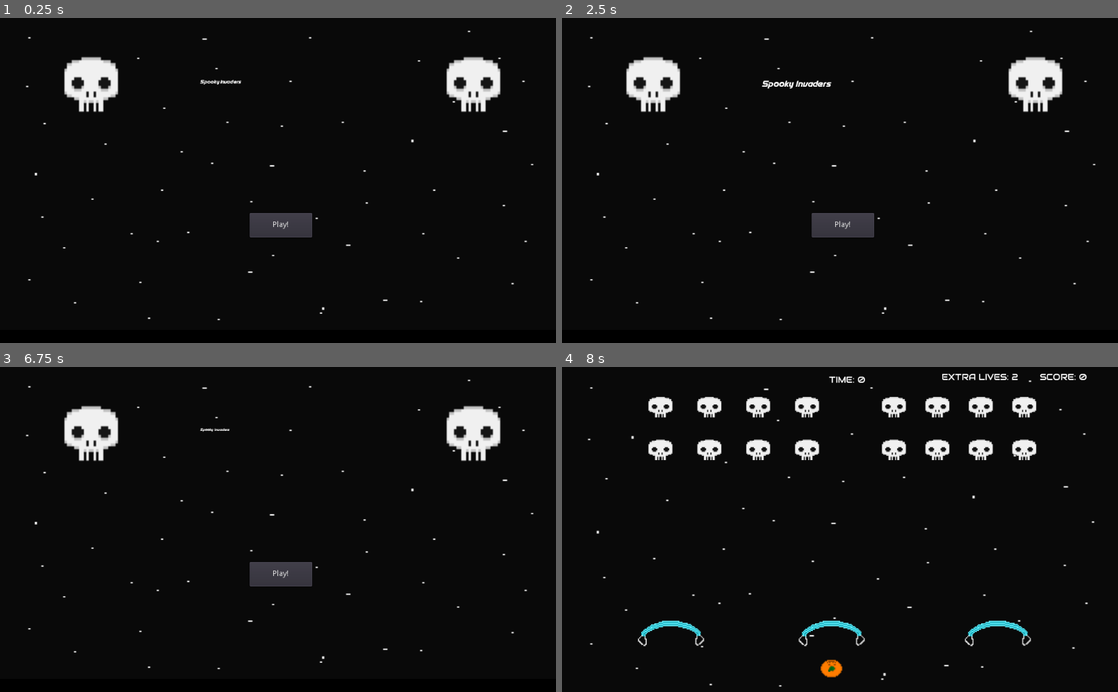
Above: before the commit, frames 1-4 (two rows, left to right).
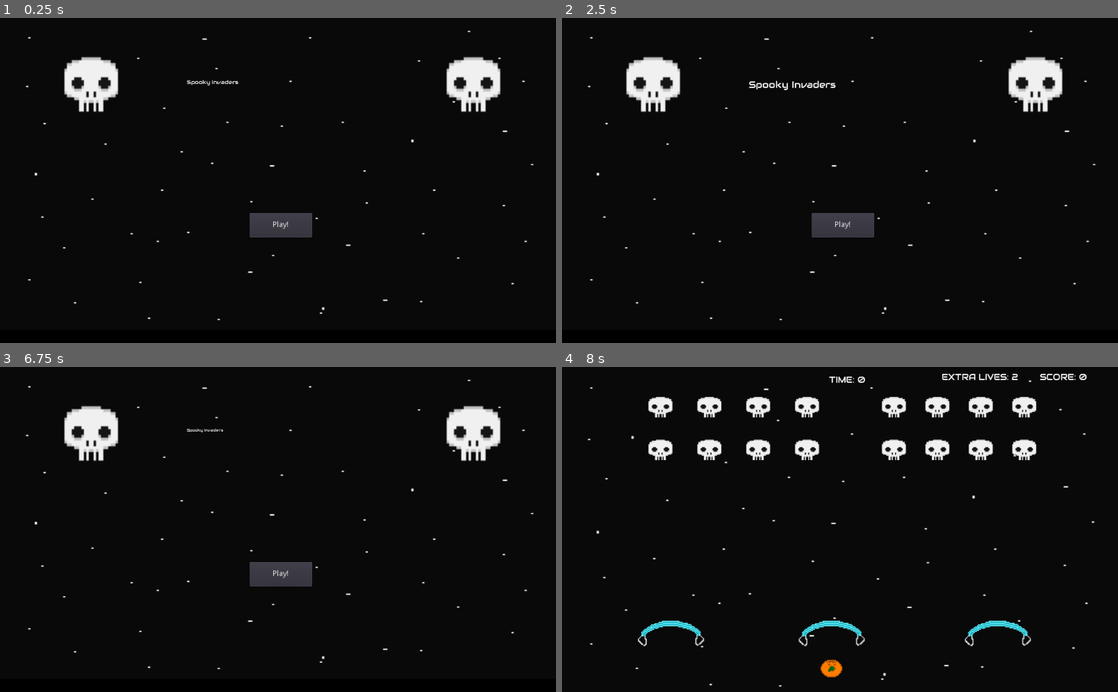
Above: after the commit, the same moments.

Repository: jdibble21/MJ-Spooky-Invaders
Game: Godot game, scene res://src/Menu.tscn
Two runs of this game, one before a commit and one after it. Both use one fixed random seed, a clock stepped at 60 frames per second and the inputs below. Sound files missing from this copy of the repository are replaced by a short silence.
Inputs:
- Up to frame 1 (0.25 s): no input
- Up to frame 2 (2.5 s): click "Play!" at 0.5 s; hold Right (move_right) 1.28-2.03 s; tap Space (fire) at 1.35, 2.1 s; hold Escape (back_to_menu) from 2.03 s (still down)
- Up to frame 3 (6.75 s): release Escape (back_to_menu) at 2.75 s; click "Play!" at 2.75 s; hold Right (move_right) 3.53-5.03 s; tap Space (fire) every 0.75 s from 3.6 to 6.6 s; hold Left (move_left) 5.03-6.53 s; tap R (restart) at 5.65 s; hold Escape (back_to_menu) from 6.53 s (still down)
- Up to frame 4 (8 s): release Escape (back_to_menu) at 7.25 s; click "Play!" at 7.25 s

The runs differ from the first frame. In frame 1, less than 0.1% of the frame differs, in the area x 33-44%, y 19-21%; in frame 2, 0.3%, in the area x 33-50%, y 19-23%; in frame 3, less than 0.1%; in frame 4, nothing differs.

Commit message:
Comply with style guide

Diff:
--- a/project/src/HUD.tscn
+++ b/project/src/HUD.tscn
@@ -88,7 +88,7 @@
 margin_right = 209.5
 margin_bottom = 10.5
 custom_fonts/font = SubResource( 2 )
-text = "Press R to play again or ESC to return to menu"
+text = "Press ESC to play again!"
 align = 1
 __meta__ = {
 "_edit_use_anchors_": false
--- a/project/src/Level.gd
+++ b/project/src/Level.gd
@@ -31,10 +31,6 @@
 		queue_free()
 		get_tree().get_root().add_child(_menu_scene.instance())
 
-	if Input.is_action_pressed("restart"):
-		print("restart!")
-		get_tree().reload_current_scene()
-
 
 func _score():
 	_points += 2
--- a/project/src/Menu.tscn
+++ b/project/src/Menu.tscn
@@ -3,7 +3,7 @@
 [ext_resource path="res://src/Menu.gd" type="Script" id=1]
 [ext_resource path="res://assets/character_sprites/enemy_skull_1.png" type="Texture" id=2]
 [ext_resource path="res://assets/character_sprites/enemy_skull_0.png" type="Texture" id=3]
-[ext_resource path="res://assets/font_assets/Spantaran-GE2D.ttf" type="DynamicFontData" id=4]
+[ext_resource path="res://assets/font_assets/Audiowide-Regular.ttf" type="DynamicFontData" id=4]
 [ext_resource path="res://assets/level_assets/game_background.png" type="Texture" id=5]
 [ext_resource path="res://assets/level_assets/border.png" type="Texture" id=6]
 
@@ -93,10 +93,10 @@
 }
 
 [node name="Label" type="Label" parent="."]
-margin_left = 369.0
+margin_left = 344.0
 margin_top = 112.0
-margin_right = 672.0
-margin_bottom = 155.0
+margin_right = 718.0
+margin_bottom = 164.0
 custom_fonts/font = SubResource( 2 )
 text = "Spooky Invaders"
 __meta__ = {
Binary file removed: project/assets/font_assets/Spantaran-GE2D.ttf
